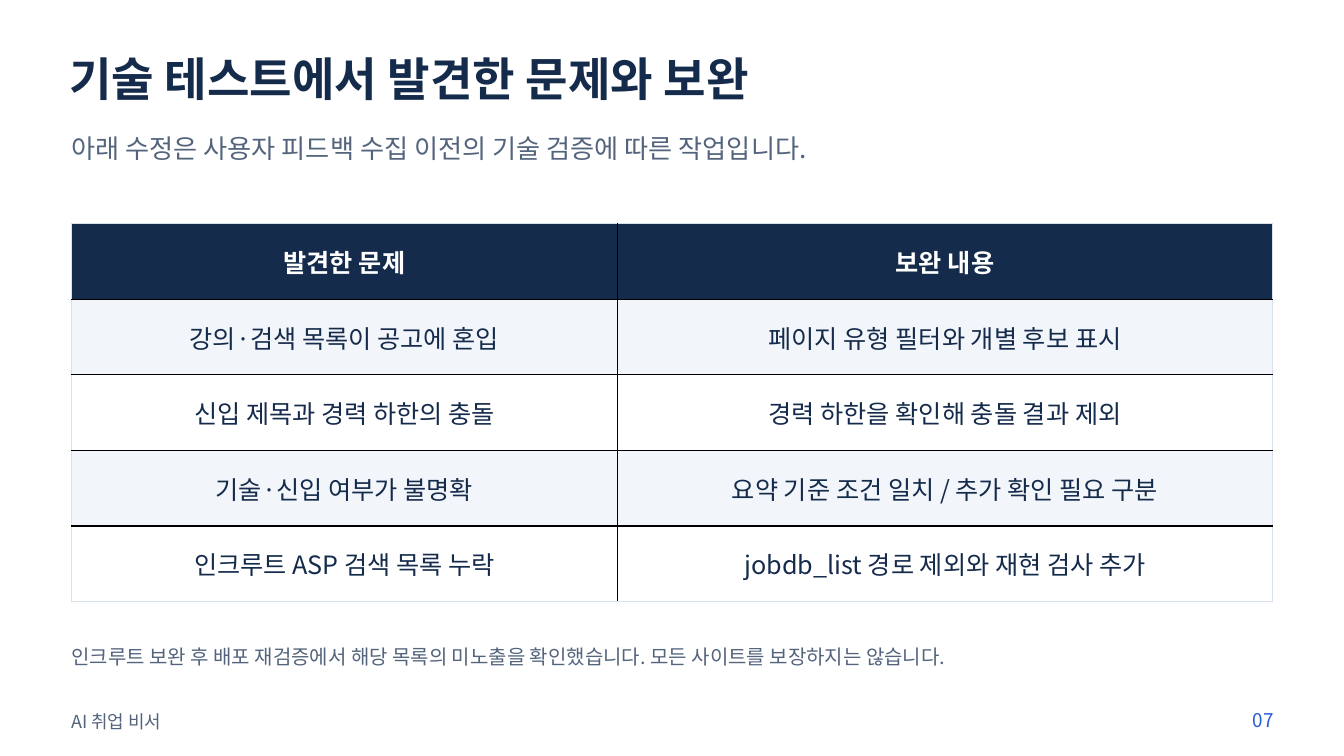
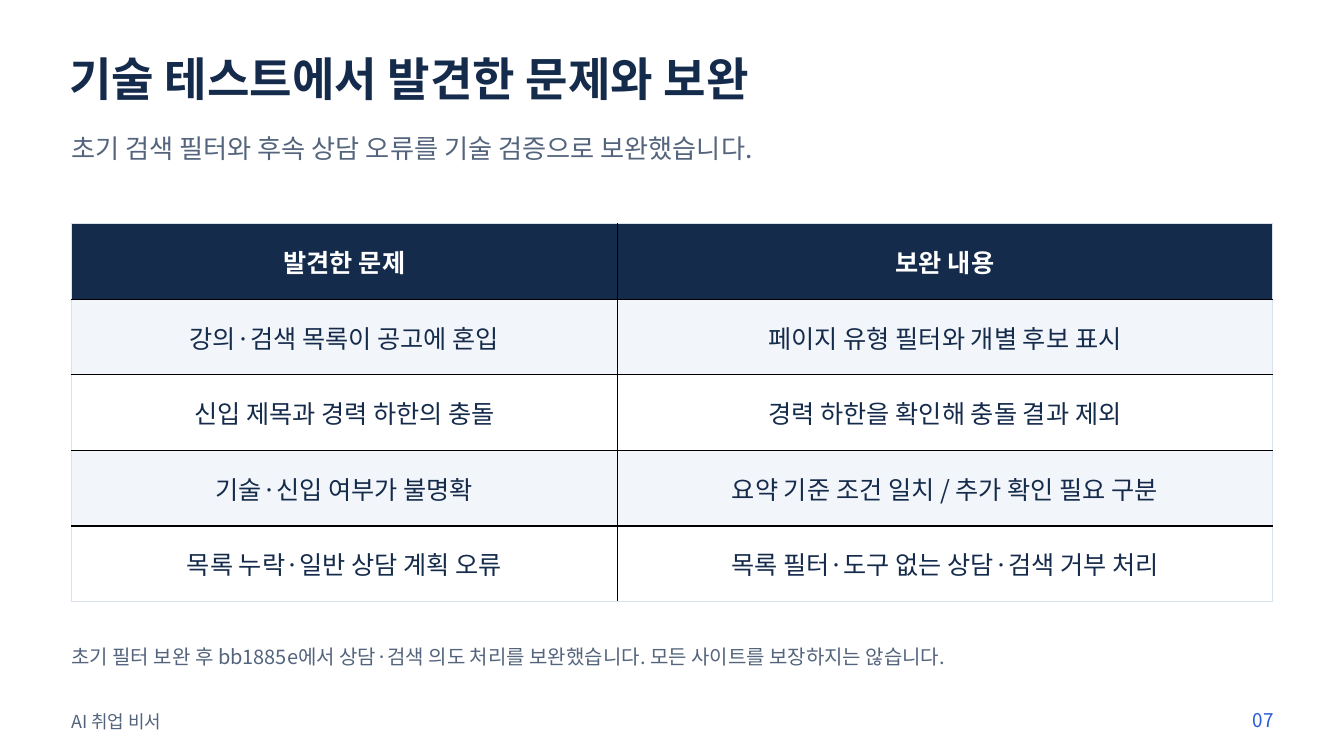
Before and after one commit to SonJH0/aisupport, a slide deck: slide 7 of docs/presentation/presentation.pptx. Drawn at 1344x756 pixels with LibreOffice and Linux fonts; fonts in the diff are those of the drawing. Boxes give left, top, right and bottom in pixels: in the first picture for what was removed or moved away, otherwise in the second. Text is boxed around its words. In the diff, an @@ line names an element or a change of style, - is before the commit and + after.

```diff
--- a/docs/presentation/presentation.pptx
+++ b/docs/presentation/presentation.pptx
@@ text at [71,136,753,160]: text changed @@
-아래 수정은 사용자 피드백 수집 이전의 기술 검증에 따른 작업입니다.
+초기 검색 필터와 후속 상담 오류를 기술 검증으로 보완했습니다.
@@ table at [72,224,1273,602] @@
-row 5, column 1: 인크루트 ASP 검색 목록 누락
+row 5, column 1: 목록 누락·일반 상담 계획 오류
-row 5, column 2: jobdb_list 경로 제외와 재현 검사 추가
+row 5, column 2: 목록 필터·도구 없는 상담·검색 거부 처리
@@ text at [71,647,945,666]: text changed @@
-인크루트 보완 후 배포 재검증에서 해당 목록의 미노출을 확인했습니다. 모든 사이트를 보장하지는 않습니다.
+초기 필터 보완 후 bb1885e에서 상담·검색 의도 처리를 보완했습니다. 모든 사이트를 보장하지는 않습니다.
```
Also in this commit, not shown: 5 other slides changed, 22 other files.
